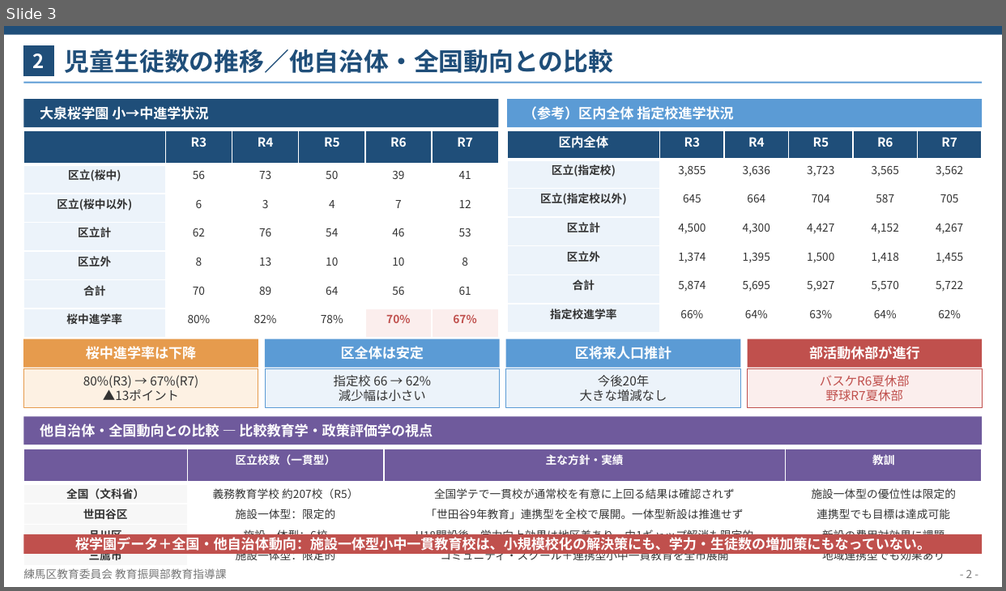
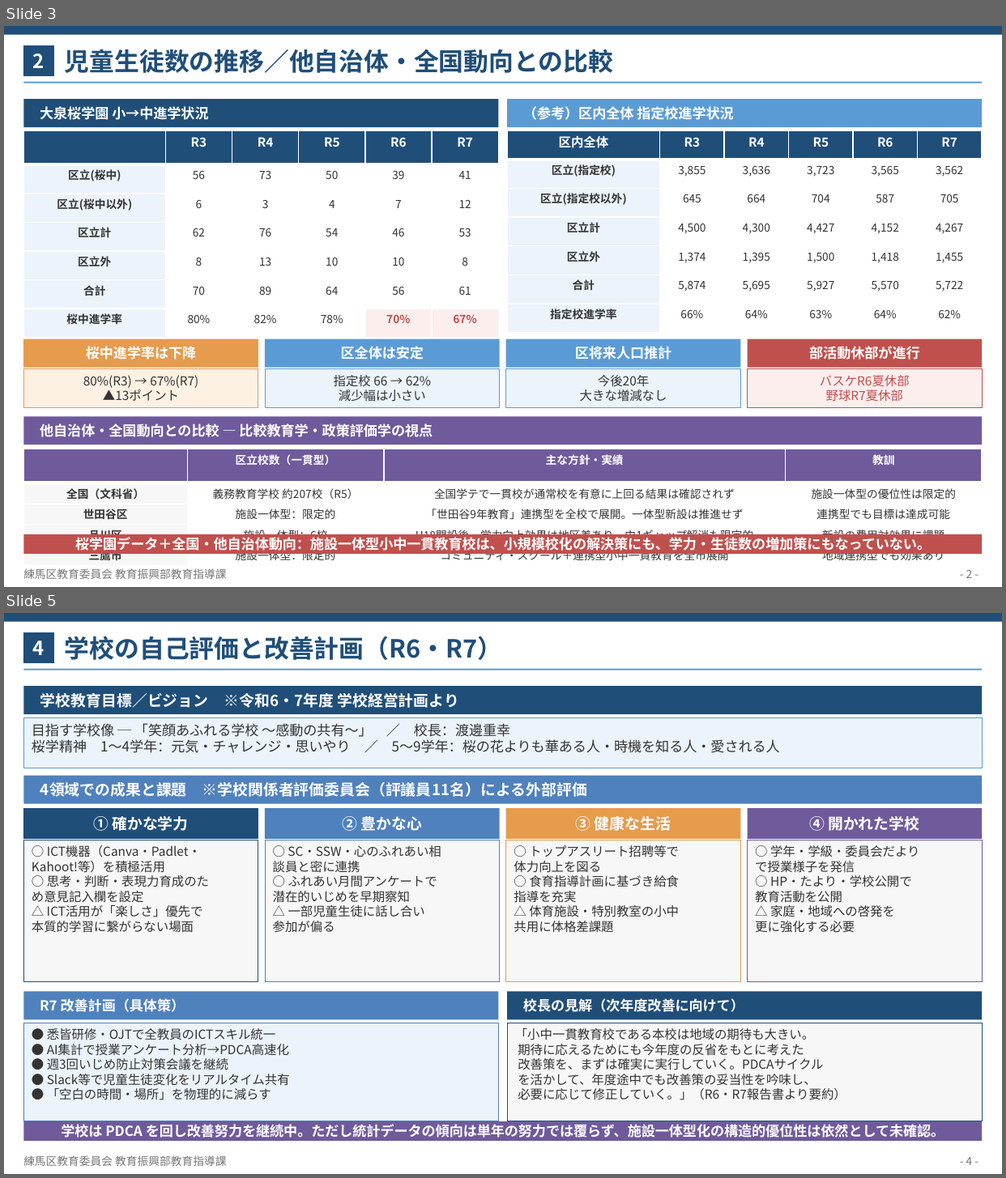
Before and after one commit to contynet730-star/con30, a slide deck: output/小中一貫教育（大泉桜学園）_改良版.pptx. Shown one above the other, each under a label of ours: slide 3 before the commit, slides 3 and 5 after it; the slides between them are not shown. The pictures are 1006x591 and 1006x1178 pixels, drawn with LibreOffice and Linux fonts; fonts in the diff are those of the drawing. Boxes give left, top, right and bottom in pixels: in the first picture for what was removed or moved away, otherwise in the second. Text is boxed around its words. In the diff, an @@ line names an element or a change of style, - is before the commit and + after.

```diff
--- a/output/小中一貫教育（大泉桜学園）_改良版.pptx
+++ b/output/小中一貫教育（大泉桜学園）_改良版.pptx
@@ slide 5 added at (4,613,1002,1174), background #FFFFFF @@
@@ rectangle added at (4,613,1002,622), fill #1F4E79 @@
@@ rectangle added at (24,633,55,664), fill #1F4E79, 14 pt, text #FFFFFF, bold @@
+4
@@ text added at (65,636,502,660), 18 pt, text #1F4E79, bold @@
+学校の自己評価と改善計画（R6・R7）
@@ rectangle added at (24,669,982,671), fill #5B9BD5 @@
@@ rectangle added at (24,686,982,713), fill #1F4E79, 11 pt, text #FFFFFF, bold @@
+学校教育目標／ビジョン ※令和6・7年度 学校経営計画より
@@ rectangle added at (24,717,982,768), fill #ECF3FA, outline #5B9BD5 0.5 pt, 10 pt, text #333333 @@
+目指す学校像 ─ 「笑顔あふれる学校 ～感動の共有～」 ／ 校長：渡邊重幸
+桜学精神 1～4学年：元気・チャレンジ・思いやり ／ 5～9学年：桜の花よりも華ある人・時機を知る人・愛される人
@@ rectangle added at (24,776,982,803), fill #4F81BD, 11 pt, text #FFFFFF, bold @@
+4領域での成果と課題 ※学校関係者評価委員会（評議員11名）による外部評価
@@ rectangle added at (24,808,258,840), fill #1F4E79, 11 pt, text #FFFFFF, bold @@
+① 確かな学力
@@ rectangle added at (265,808,499,840), fill #4F81BD, 11 pt, text #FFFFFF, bold @@
+② 豊かな心
@@ rectangle added at (506,808,740,840), fill #E69B4D, 11 pt, text #FFFFFF, bold @@
+③ 健康な生活
@@ rectangle added at (748,808,982,840), fill #6F5A9C, 11 pt, text #FFFFFF, bold @@
+④ 開かれた学校
@@ rectangle added at (24,840,258,982), fill #F7F7F7, outline #1F4E79 0.5 pt, 9 pt, text #333333 @@
+○ ICT機器（Canva・Padlet・
+Kahoot!等）を積極活用
+○ 思考・判断・表現力育成のた
+め意見記入欄を設定
+△ ICT活用が「楽しさ」優先で
+本質的学習に繋がらない場面
@@ rectangle added at (265,840,499,982), fill #F7F7F7, outline #4F81BD 0.5 pt, 9 pt, text #333333 @@
+○ SC・SSW・心のふれあい相
+談員と密に連携
+○ ふれあい月間アンケートで
+潜在的いじめを早期察知
+△ 一部児童生徒に話し合い
+参加が偏る
@@ rectangle added at (506,840,740,982), fill #F7F7F7, outline #E69B4D 0.5 pt, 9 pt, text #333333 @@
+○ トップアスリート招聘等で
+体力向上を図る
+○ 食育指導計画に基づき給食
+指導を充実
+△ 体育施設・特別教室の小中
+共用に体格差課題
@@ rectangle added at (748,840,982,982), fill #F7F7F7, outline #6F5A9C 0.5 pt, 9 pt, text #333333 @@
+○ 学年・学級・委員会だより
+で授業様子を発信
+○ HP・たより・学校公開で
+教育活動を公開
+△ 家庭・地域への啓発を
+更に強化する必要
@@ rectangle added at (24,991,499,1019), fill #4F81BD, 10 pt, text #FFFFFF, bold @@
+R7 改善計画（具体策）
@@ rectangle added at (507,991,982,1019), fill #1F4E79, 10 pt, text #FFFFFF, bold @@
+校長の見解（次年度改善に向けて）
@@ rectangle added at (24,1023,499,1121), fill #ECF3FA, outline #4F81BD 0.5 pt, 9 pt, text #333333 @@
+● 悉皆研修・OJTで全教員のICTスキル統一
+● AI集計で授業アンケート分析→PDCA高速化
+● 週3回いじめ防止対策会議を継続
+● Slack等で児童生徒変化をリアルタイム共有
+● 「空白の時間・場所」を物理的に減らす
@@ rectangle added at (507,1023,982,1121), fill #F7F7F7, outline #1F4E79 0.5 pt, 9 pt, text #333333 @@
+「小中一貫教育校である本校は地域の期待も大きい。
+期待に応えるためにも今年度の反省をもとに考えた
+改善策を、まずは確実に実行していく。PDCAサイクル
+を活かして、年度途中でも改善策の妥当性を吟味し、
+必要に応じて修正していく。」（R6・R7報告書より要約）
@@ rectangle added at (24,1122,982,1142), fill #6F5A9C, 10 pt, text #FFFFFF, bold @@
+学校は PDCA を回し改善努力を継続中。ただし統計データの傾向は単年の努力では覆らず、施設一体型化の構造的優位性は依然として未確認。
@@ text added at (23,1156,226,1166), 8 pt, text #767676 @@
+練馬区教育委員会 教育振興部教育指導課
@@ text added at (966,1157,973,1165), 8 pt, text #767676 @@
+- 4 -
```
Also in this commit, not shown: 2 slides changed, 2 other files.
